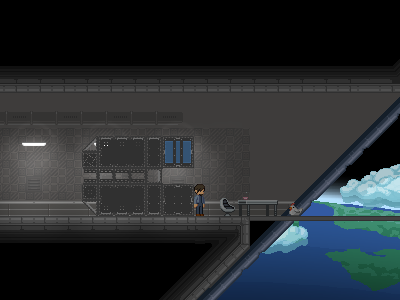
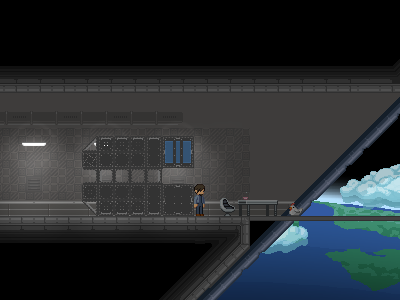
Layer changes from the first 400 × 300 image to the second:
painted on "bigs plating" over <box>148,138,192,214</box>
painted on "plating per tile" over <box>84,154,96,166</box>
hid "covering plating", painted on it over <box>84,139,160,213</box>
painted on "plating" over <box>84,139,160,213</box>
